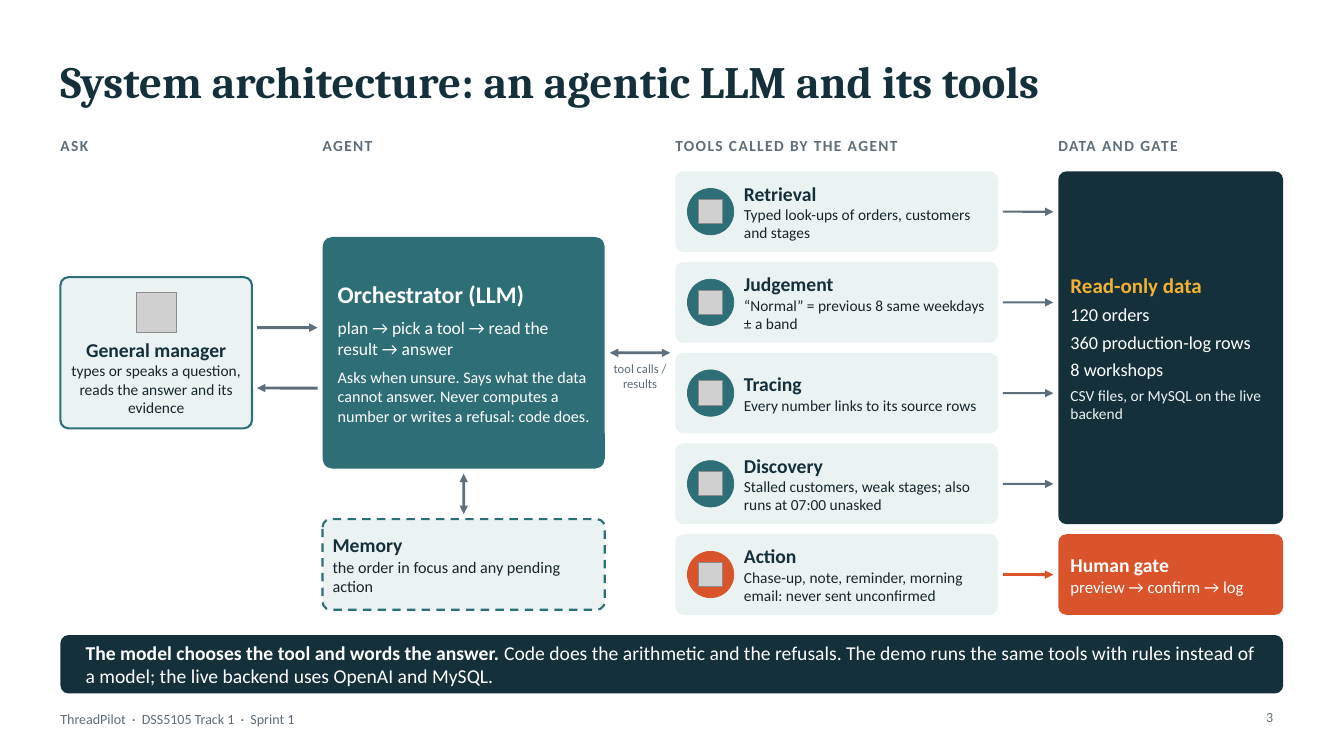
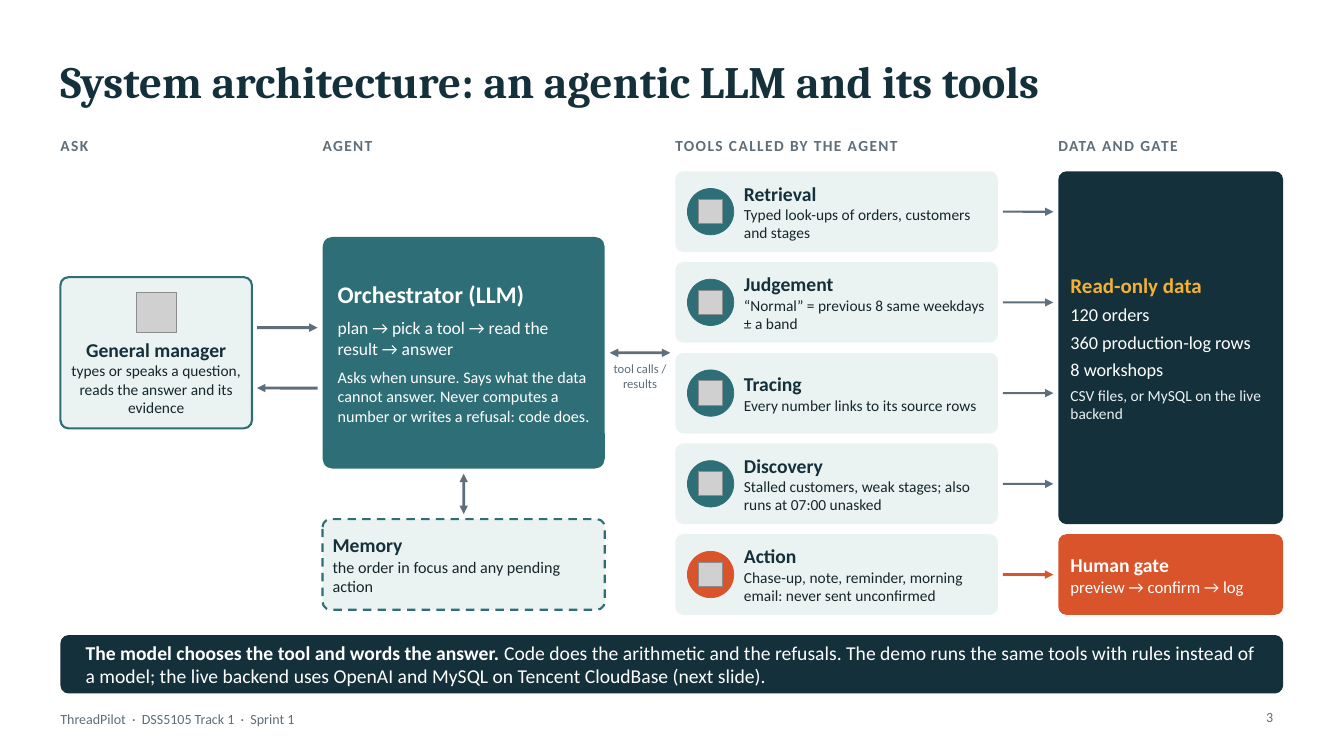
Before and after one commit to footoonming/DSS5105_fork, a slide deck: slide 3 of threadpilot/docs/presentation/Presentation_GroupNN_Sprint1.pptx. Drawn at 1344x756 pixels with LibreOffice and Linux fonts; fonts in the diff are those of the drawing; grey boxes stand for pictures. Boxes give left, top, right and bottom in pixels: in the first picture for what was removed or moved away, otherwise in the second. Text is boxed around its words. In the diff, an @@ line names an element or a change of style, - is before the commit and + after.

```diff
--- a/threadpilot/docs/presentation/Presentation_GroupNN_Sprint1.pptx
+++ b/threadpilot/docs/presentation/Presentation_GroupNN_Sprint1.pptx
@@ text at (86,646,1254,686): text changed @@
-The model chooses the tool and words the answer. Code does the arithmetic and the refusals. The demo runs the same tools with rules instead of a model; the live backend uses OpenAI and MySQL.
+The model chooses the tool and words the answer. Code does the arithmetic and the refusals. The demo runs the same tools with rules instead of a model; the live backend uses OpenAI and MySQL on Tencent CloudBase (next slide).
```
Also in this commit, not shown: 3 other slides changed, 1 slide added, 5 other files.
